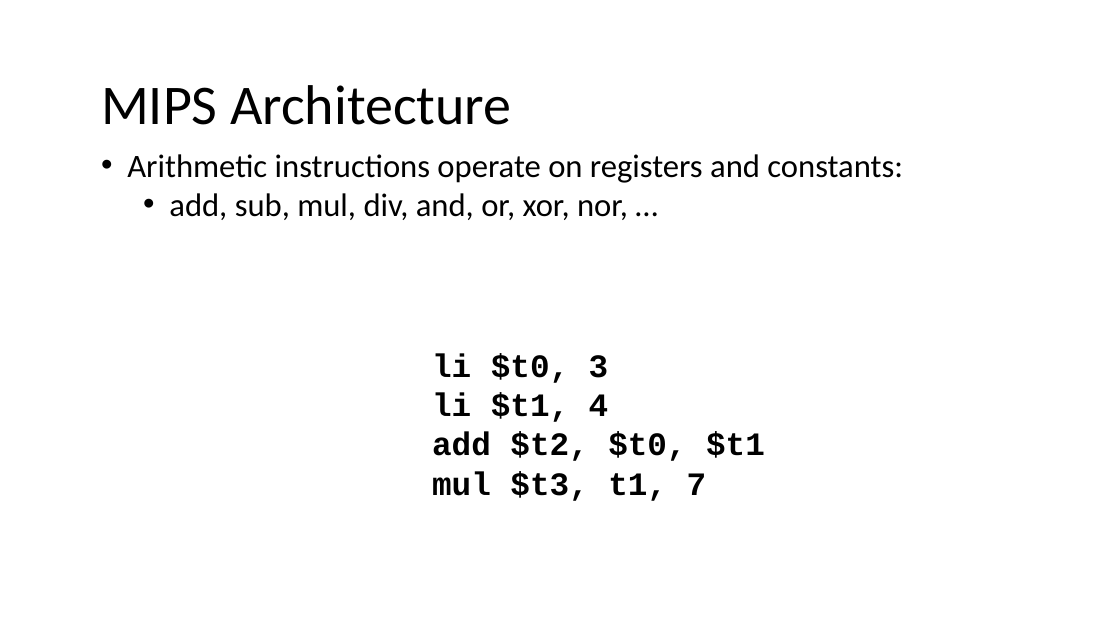
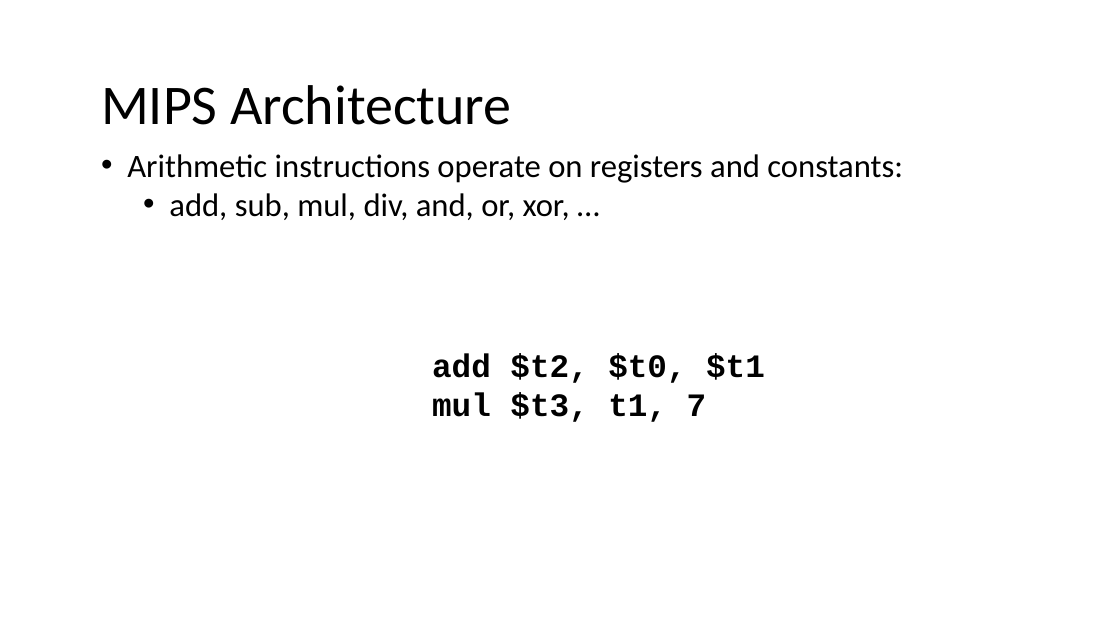
Before and after one commit to nivshani/compilation, a slide deck: slide 6 of slides/codegen.pptx (slide 3 before the commit). Drawn at 1120x630 pixels with LibreOffice and Linux fonts; fonts in the diff are those of the drawing. Boxes give left, top, right and bottom in pixels: in the first picture for what was removed or moved away, otherwise in the second. Text is boxed around its words. In the diff, an @@ line names an element or a change of style, - is before the commit and + after.

```diff
--- a/slides/codegen.pptx
+++ b/slides/codegen.pptx
@@ text at [169, 193, 570, 220]: text changed @@
-  • add, sub, mul, div, and, or, xor, nor, …
+  • add, sub, mul, div, and, or, xor, …
@@ text at [432, 353, 609, 422]: paragraphs removed @@
-li $t0, 3
-li $t1, 4
```
Also in this commit, not shown: 35 other slides changed, 10 slides added, 1 slide removed, 1 other file.
